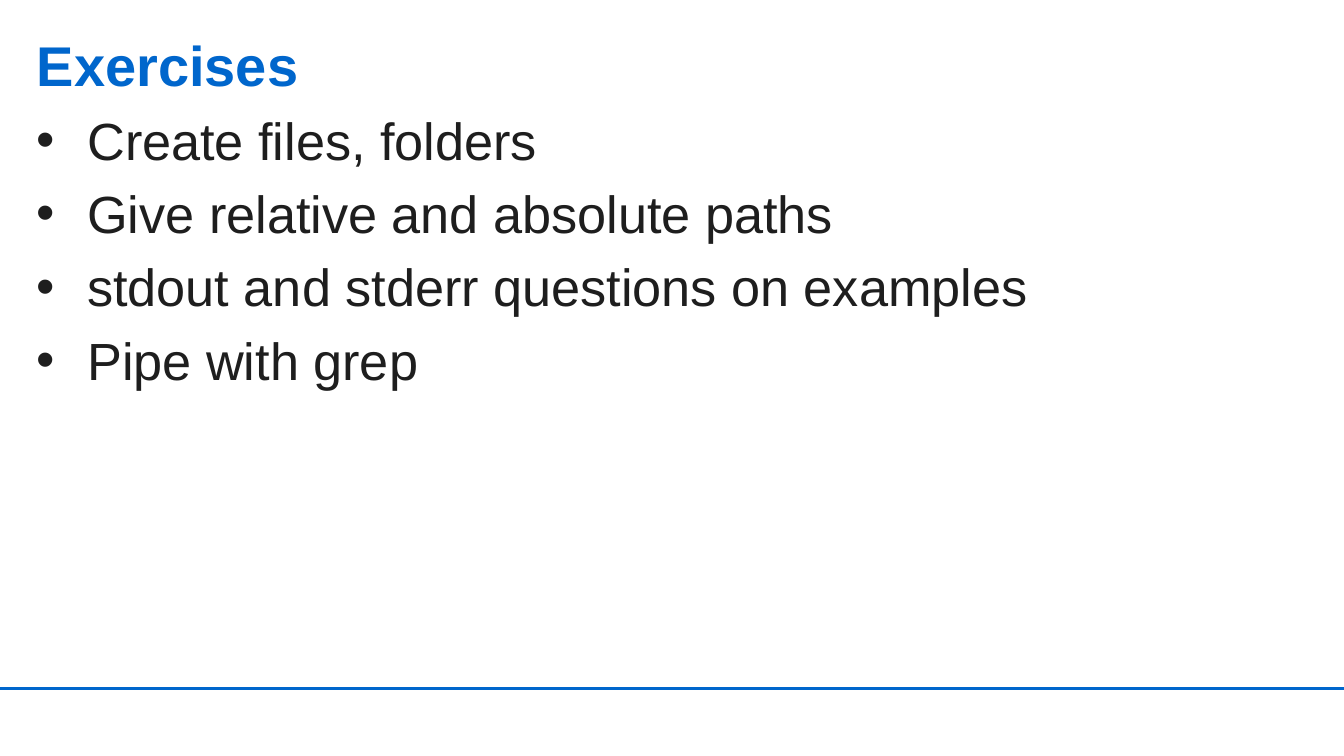
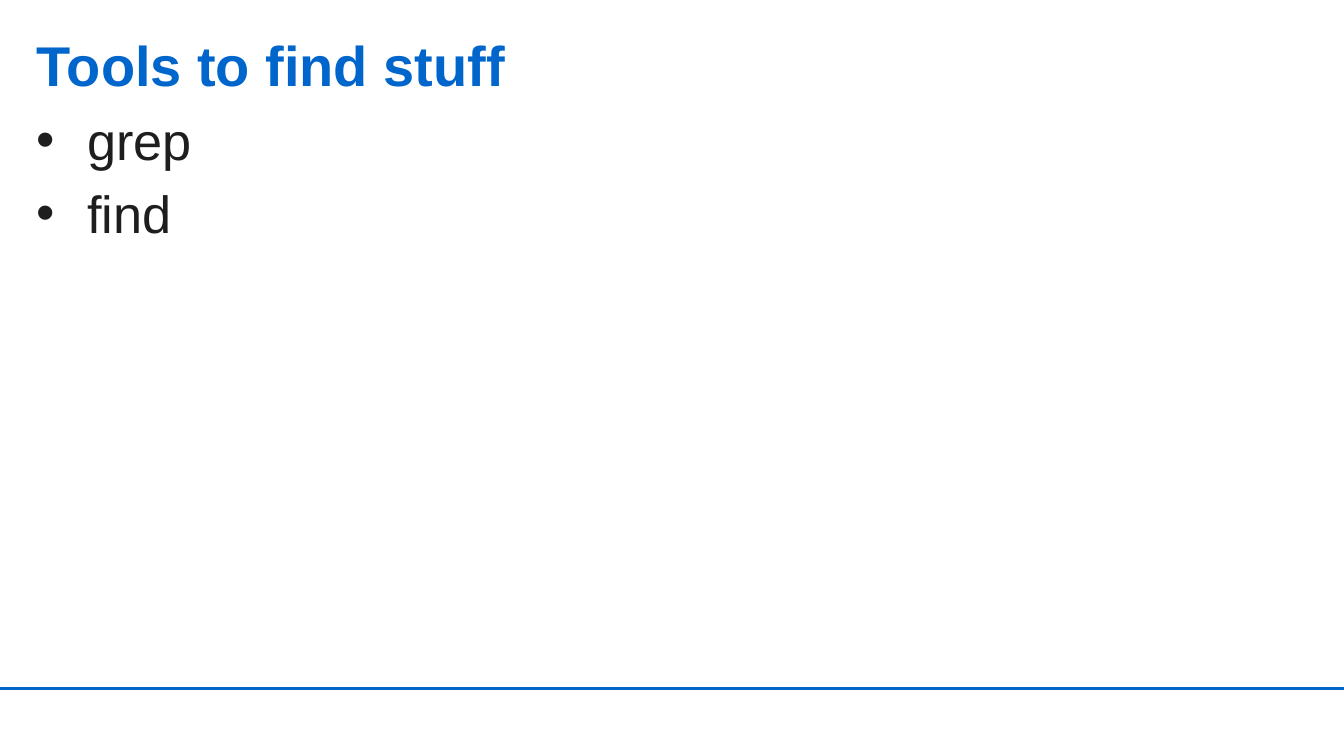
Before and after one commit to UdoGi/KCCR_snakemake_pipeline, a slide deck: slide 16 of slides/ghana_linux_basics.pptx. Drawn at 1344x756 pixels with LibreOffice and Linux fonts; fonts in the diff are those of the drawing; background and template pictures are left out. Boxes give left, top, right and bottom in pixels: in the first picture for what was removed or moved away, otherwise in the second. Text is boxed around its words. In the diff, an @@ line names an element or a change of style, - is before the commit and + after.

```diff
--- a/slides/ghana_linux_basics.pptx
+++ b/slides/ghana_linux_basics.pptx
@@ title at [37, 45, 505, 87]: text changed @@
-Exercises
+Tools to find stuff
@@ text at [87, 132, 192, 234]: text changed @@
-• Create files, folders
-• Give relative and absolute paths
-• stdout and stderr questions on examples
-• Pipe with grep
+• grep
+• find
```
Also in this commit, not shown: 2 other slides changed, 7 slides added.
